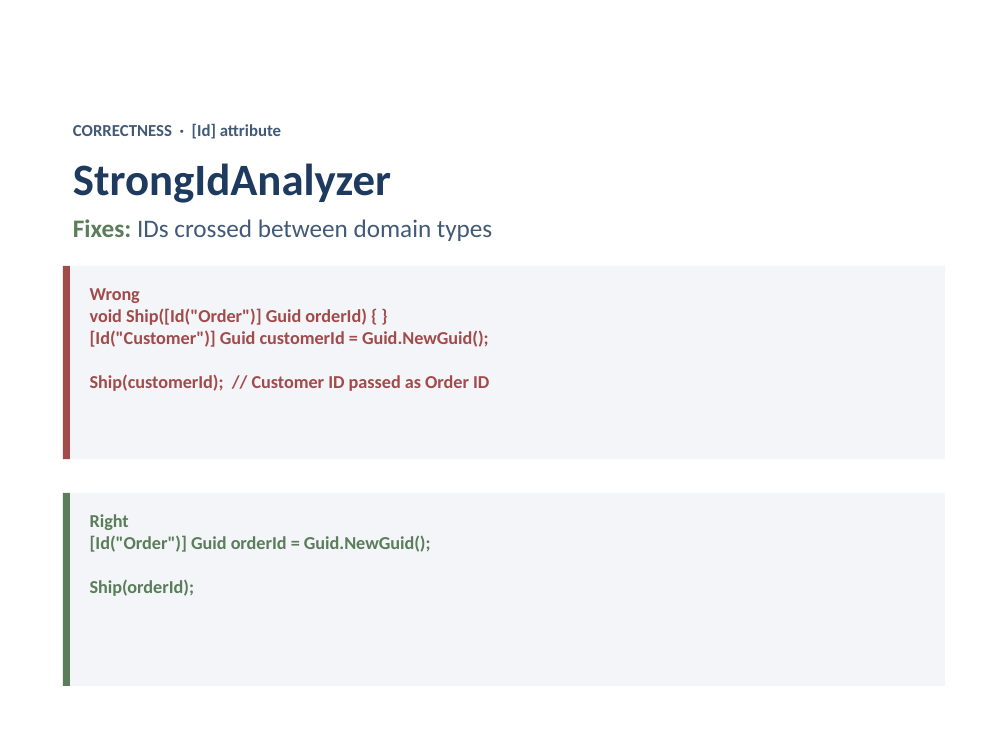
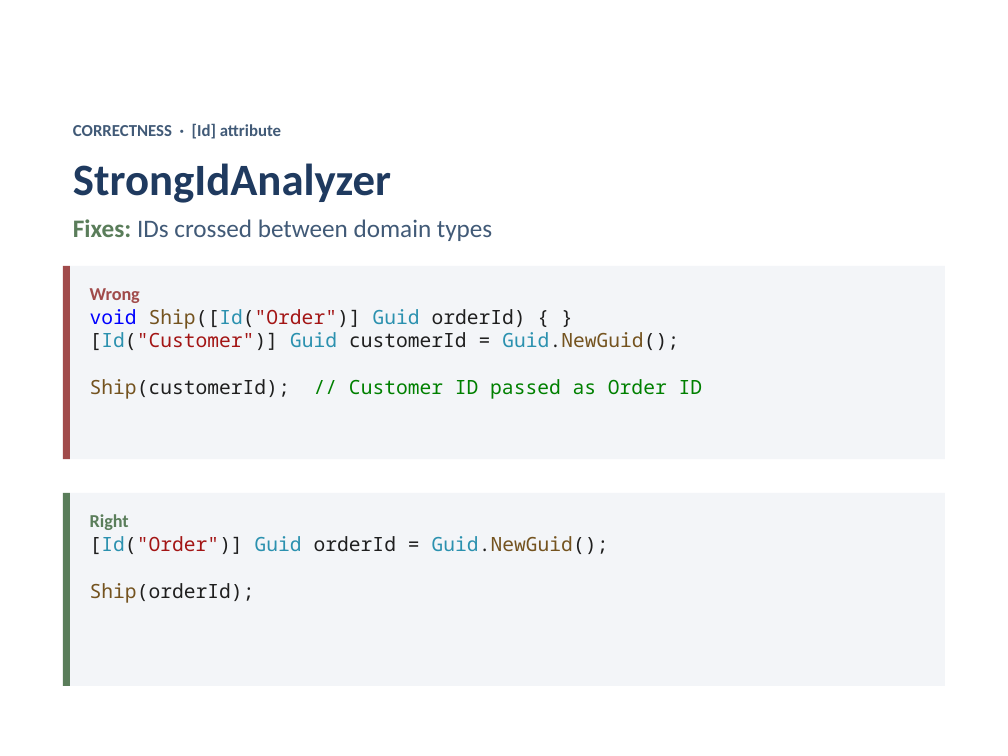
Before and after one commit to isidore/Talks, a slide deck: slide 5 of Slides/Analyzers.Net.pptx. Drawn at 1008x756 pixels with LibreOffice and Linux fonts; fonts in the diff are those of the drawing. Boxes give left, top, right and bottom in pixels: in the first picture for what was removed or moved away, otherwise in the second. Text is boxed around its words. In the diff, an @@ line names an element or a change of style, - is before the commit and + after.

Commit message:
code styling

```diff
--- a/Slides/Analyzers.Net.pptx
+++ b/Slides/Analyzers.Net.pptx
@@ rectangle "Wrong void Ship([Id("Order")] Guid orderId) ..." at [70,266,944,460]: text colour #1F3A5F to #0000FF in "void"; text colour #1F3A5F to #74531F in "Ship([Id("Order")] Guid.NewGuid(); Ship(customerId);"; text colour #1F3A5F to #1F1F1F in "Ship([Id("Order")] orderId) { } [Id("Customer")] customerId  ..."; text colour #1F3A5F to #2B91AF in "Ship([Id("Order")] Guid [Id("Customer")] Guid Guid.NewGuid() ..."; text colour #1F3A5F to #A31515 in "Ship([Id("Order")] [Id("Customer")]"; text colour #1F3A5F to #008000 in "// Customer ID passed as Order ID" @@
@@ rectangle "Right [Id("Order")] Guid orderId = ..." at [70,493,944,686]: text colour #1F3A5F to #1F1F1F in "[Id("Order")] orderId = Guid.NewGuid(); Ship(orderId);"; text colour #1F3A5F to #2B91AF in "[Id("Order")] Guid Guid.NewGuid();"; text colour #1F3A5F to #A31515 in "[Id("Order")]"; text colour #1F3A5F to #74531F in "Guid.NewGuid(); Ship(orderId);" @@
```
Also in this commit, not shown: 23 other slides changed.
